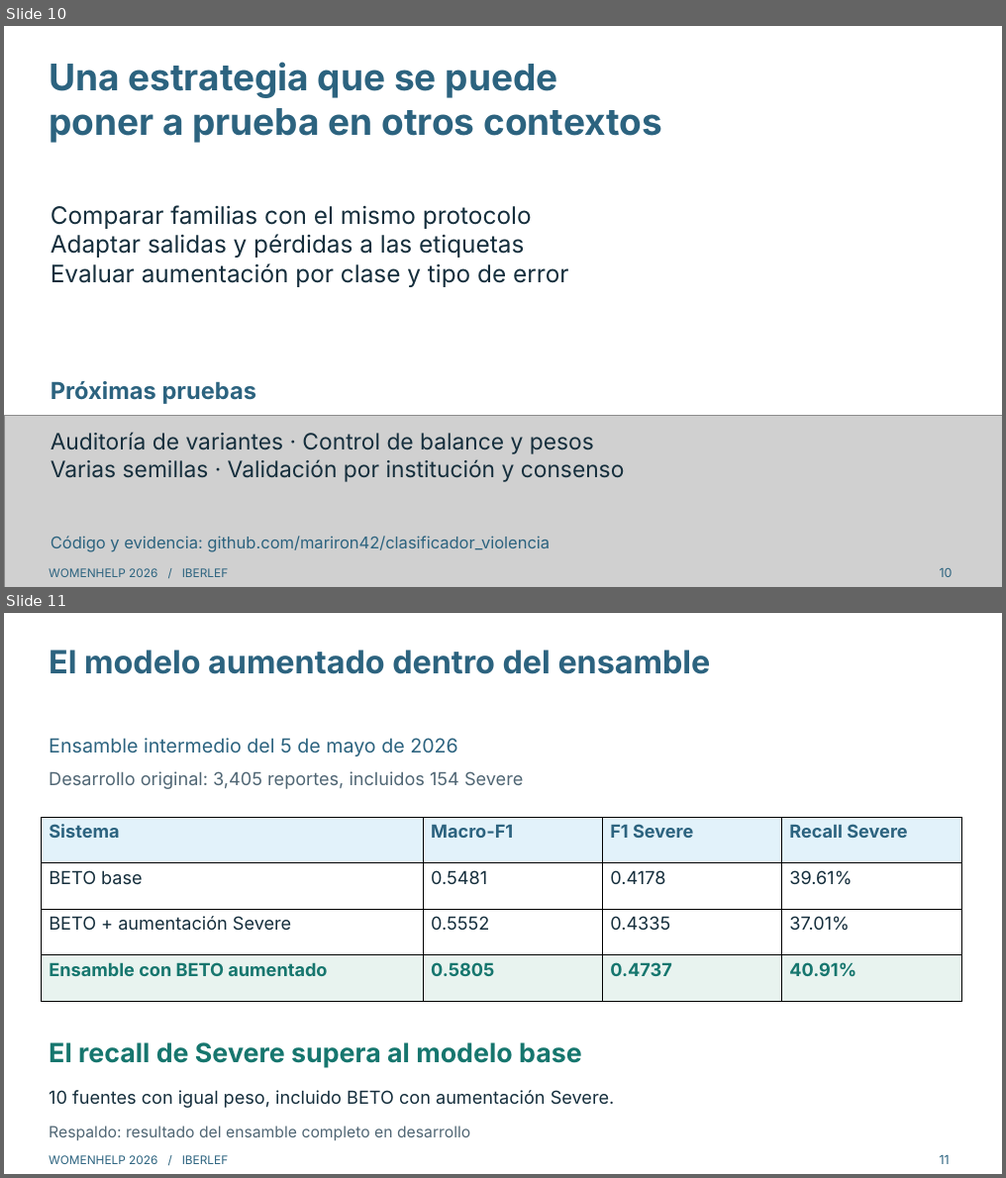
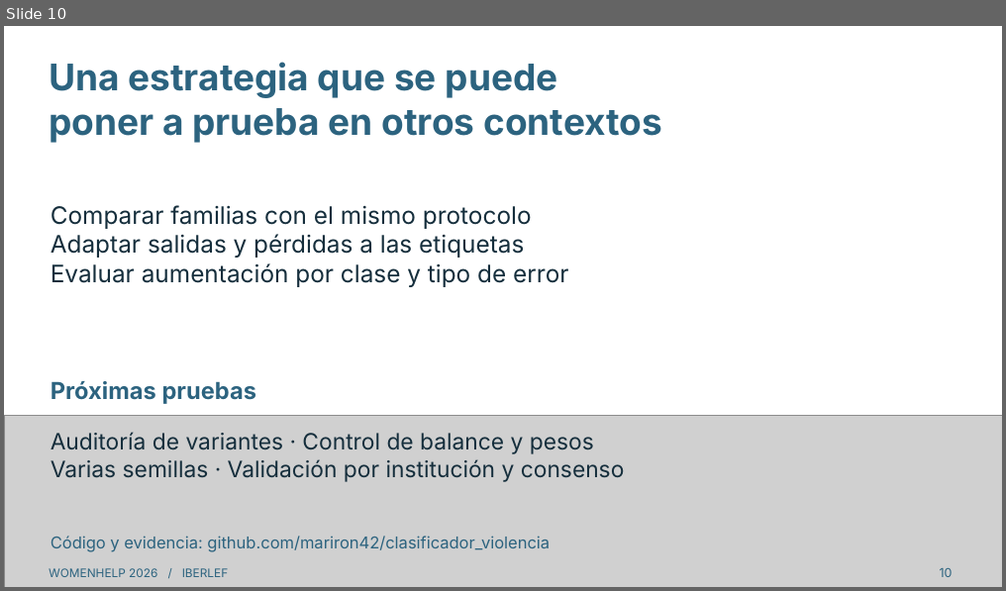
Before and after one commit to mariron42/clasificador_violencia, a slide deck: presentation/WomenHelp_charla_es.pptx. Shown one above the other, each under a label of ours: slides 10 and 11 before the commit, slide 10 after it. The pictures are 1006x1178 and 1006x591 pixels, drawn with LibreOffice and Linux fonts; fonts in the diff are those of the drawing; grey boxes stand for pictures. Boxes give left, top, right and bottom in pixels: in the first picture for what was removed or moved away, otherwise in the second. Text is boxed around its words. In the diff, an @@ line names an element or a change of style, - is before the commit and + after.

```diff
--- a/presentation/WomenHelp_charla_es.pptx
+++ b/presentation/WomenHelp_charla_es.pptx
@@ slide 11 removed at (x1=4, y1=613, x2=1002, y2=1174), background #FFFFFF @@
@@ text removed at (x1=49, y1=650, x2=711, y2=674) @@
-El modelo aumentado dentro del ensamble
@@ text removed at (x1=49, y1=738, x2=458, y2=757) @@
-Ensamble intermedio del 5 de mayo de 2026
@@ text removed at (x1=49, y1=771, x2=523, y2=789) @@
-Desarrollo original: 3,405 reportes, incluidos 154 Severe
@@ table removed at (x1=42, y1=817, x2=962, y2=1001), 4 rows, 4 columns @@
-Sistema | Macro-F1 | F1 Severe | Recall Severe
-BETO base | 0.5481 | 0.4178 | 39.61%
-BETO + aumentación Severe | 0.5552 | 0.4335 | 37.01%
-Ensamble con BETO aumentado | 0.5805 | 0.4737 | 40.91%
@@ text removed at (x1=49, y1=1043, x2=582, y2=1067) @@
-El recall de Severe supera al modelo base
@@ text removed at (x1=49, y1=1090, x2=615, y2=1108) @@
-10 fuentes con igual peso, incluido BETO con aumentación Severe.
@@ text removed at (x1=49, y1=1126, x2=470, y2=1141) @@
-Respaldo: resultado del ensamble completo en desarrollo
@@ text removed at (x1=49, y1=1156, x2=229, y2=1164) @@
-WOMENHELP 2026 / IBERLEF
@@ text removed at (x1=940, y1=1156, x2=949, y2=1164) @@
-11
```
Also in this commit, not shown: 1 slide changed, 2 slides added, 12 other files.
